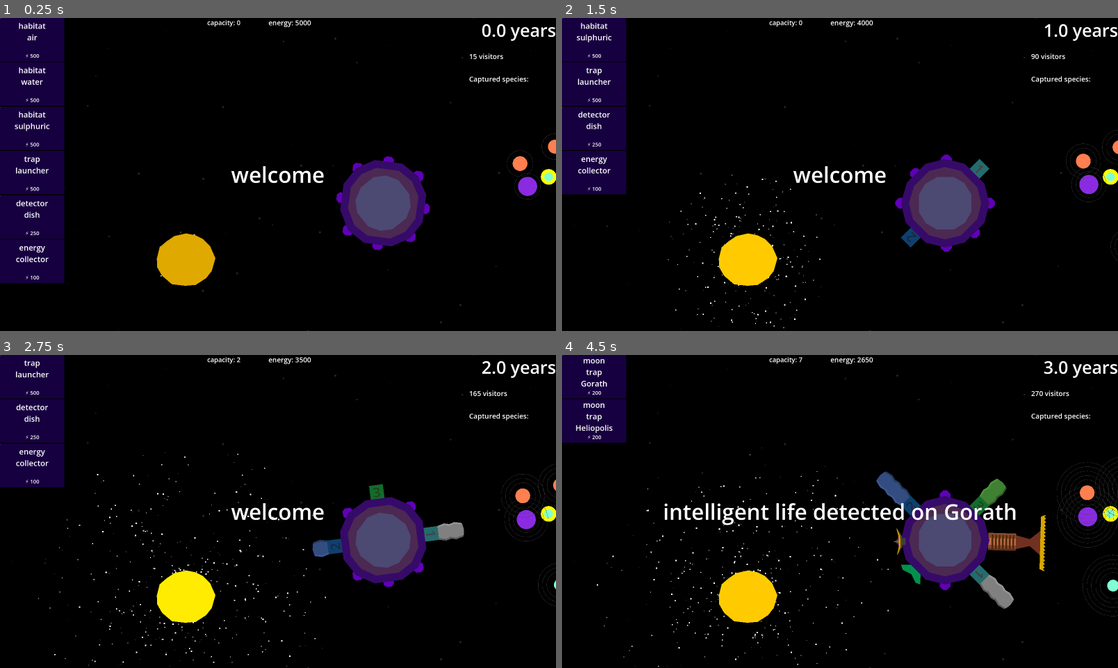
Above: before the commit, frames 1-4 (two rows, left to right).
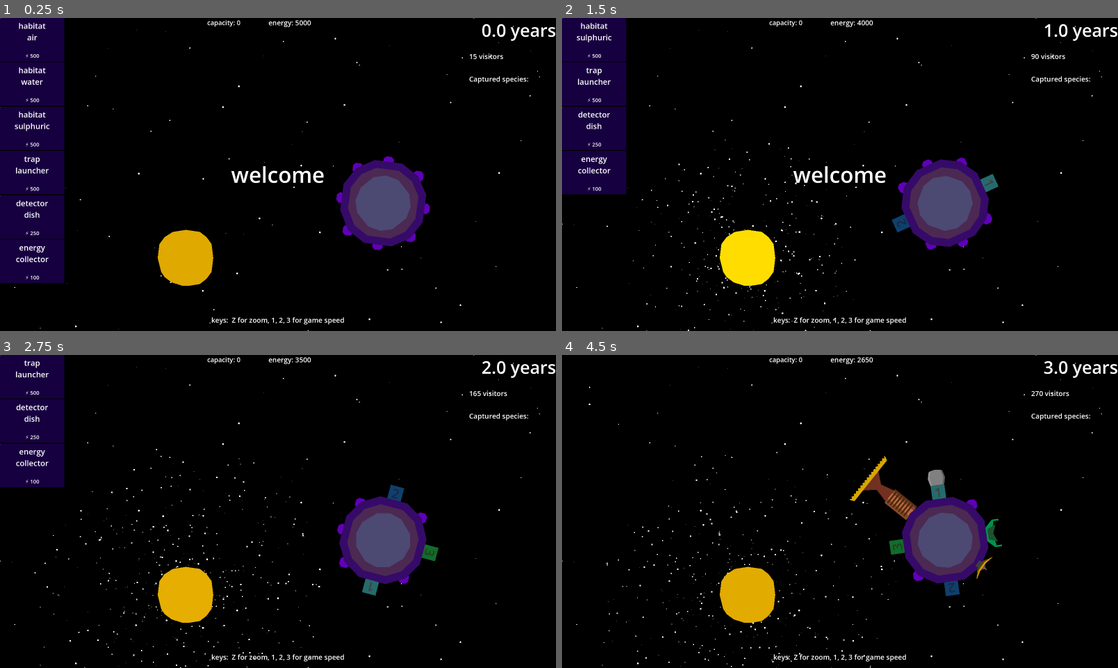
Above: after the commit, the same moments.

Repository: opensourceame/tins-2026
Game: Godot game, scene res://main.tscn
Same seed, same stepped clock (60 frames per second), same inputs: the game is played once before the commit and once after it.
Inputs (mouse positions are in pixels of both pictures, inside the frame that each line leads up to):
- Up to frame 1 (0.25 s): no input
- Up to frame 2 (1.5 s): tap Enter at 0.5 s; move the mouse to (595, 39) at 0.52 s; tap 1 at 0.6 s; click (595, 39) at 0.67 s; tap 2 at 0.8, 1.35 s; click (595, 39) at 1.42 s
- Up to frame 3 (2.75 s): tap 3 at 1.55, 2.1 s; click (33, 376) at 2.17 s; tap 1 at 2.3 s
- Up to frame 4 (4.5 s): tap 1 at 2.85 s; click (595, 376) at 2.92 s; tap 2 at 3.05, 3.6 s; click (595, 376) at 3.67 s; tap 3 at 3.8, 4.35 s; click (595, 376) at 4.42 s

The runs differ from the first frame. In frame 1, 1.0% of the frame differs, in the area x 2-100%, y 0-100%; in frame 2, 2.4%; in frame 3, 4.8%; in frame 4, 11%, in the area x 0-100%, y 0-100%.

Commit message:
lots of tweaks

Diff:
--- a/background/stars.gd
+++ b/background/stars.gd
@@ -1,6 +1,6 @@
 extends Node2D
 
-const STARS = 100
+const STARS = 200
 
 func _ready():
     queue_redraw()
@@ -10,4 +10,4 @@
         var pos = Vector2(randi_range(-1000, 3000), randi_range(-500, 2000))
         var radius = randi_range(1, 4)
 
-        draw_circle(pos, radius, Color.WHITE * 0.4, true, -1.0, true)
+        draw_circle(pos, radius, Color.WHITE)
--- /dev/null
+++ b/background/stars.tscn
@@ -0,0 +1,6 @@
+[gd_scene format=3 uid="uid://bood0qx8p14yl"]
+
+[ext_resource type="Script" uid="uid://7j8ubc0m33mt" path="res://background/stars.gd" id="1_tkrrp"]
+
+[node name="Stars" type="Node2D" unique_id=149245613]
+script = ExtResource("1_tkrrp")
--- a/hud.tscn
+++ b/hud.tscn
@@ -185,3 +185,25 @@
 grow_vertical = 2
 theme_override_font_sizes/font_size = 32
 text = "energy: 0"
+
+[node name="Control3" type="Control" parent="." unique_id=1130484763]
+custom_minimum_size = Vector2(0, 100)
+layout_mode = 3
+anchors_preset = 12
+anchor_top = 1.0
+anchor_right = 1.0
+anchor_bottom = 1.0
+grow_horizontal = 2
+grow_vertical = 0
+
+[node name="Label" type="Label" parent="Control3" unique_id=726454435]
+layout_mode = 1
+anchors_preset = 15
+anchor_right = 1.0
+anchor_bottom = 1.0
+grow_horizontal = 2
+grow_vertical = 2
+theme_override_font_sizes/font_size = 32
+text = "keys:  Z for zoom, 1, 2, 3 for game speed"
+horizontal_alignment = 1
+vertical_alignment = 1
--- a/hud/place_item.gd
+++ b/hud/place_item.gd
@@ -44,11 +44,17 @@
             "detector_dish":
                 component = Spawner.detector_dish()
             "moon_trap":
-                if game.spica.trap_launcher():
-                    game.spica.trap_launcher().build(data.get("target"))
+                if not game.spica.trap_launcher():
+                    game.hud.queue_message("you need a trap launcher")
+                    return
+                var launcher = game.spica.trap_launcher()
+                if not launcher.is_ready():
+                    return
 
-        SignalBus.energy_consumed.emit(type)
+                launcher.build(data.get("target"))
 
         if component:
             spica.add_component(anchor, component)
-            queue_free()
+
+        queue_free()
+        SignalBus.energy_consumed.emit(type)
--- a/main.gd
+++ b/main.gd
@@ -54,8 +54,6 @@
 
     hud.queue_message("welcome")
 
-
-
 func _physics_process(delta: float) -> void:
     years_elapsed += 0.01
     hud.get_node("%Years/Label").text = str(round(years_elapsed)) + " years"
@@ -66,6 +64,12 @@
     if event is InputEventKey and event.pressed:
         if event.keycode == KEY_R:
             get_tree().reload_current_scene()
+        if event.keycode == KEY_1:
+            Engine.time_scale = 1.0
+        if event.keycode == KEY_2:
+            Engine.time_scale = 2.0
+        if event.keycode == KEY_3:
+            Engine.time_scale = 5.0
         if event.keycode == KEY_Z:
             zoomed_out = not zoomed_out
             if tween and tween.is_valid():
@@ -85,6 +89,7 @@
         hud.show()
 
 
+
 func on_intelligence_detected(planet):
     if not planet in intelligent_planets:
         print("GAME: intelligent planet detected - ", planet.planet_name)
--- a/main.tscn
+++ b/main.tscn
@@ -2,7 +2,7 @@
 
 [ext_resource type="Script" uid="uid://bs2qeucwtife5" path="res://main.gd" id="1_ig7tw"]
 [ext_resource type="PackedScene" uid="uid://byvivccrtt82l" path="res://spica/spica.tscn" id="2_0xm2m"]
-[ext_resource type="Script" uid="uid://7j8ubc0m33mt" path="res://background/stars.gd" id="2_lquwl"]
+[ext_resource type="PackedScene" uid="uid://bood0qx8p14yl" path="res://background/stars.tscn" id="2_7mycd"]
 [ext_resource type="PackedScene" uid="uid://dvewtmm6d837k" path="res://hud.tscn" id="4_1bvp3"]
 [ext_resource type="PackedScene" uid="uid://sckxa40vknyj" path="res://solar_system/solar_system.tscn" id="4_lquwl"]
 [ext_resource type="PackedScene" uid="uid://cb85l082jl45q" path="res://sun.tscn" id="6_7mycd"]
@@ -14,17 +14,16 @@
 
 [node name="World" type="CanvasLayer" parent="." unique_id=1006583992]
 
+[node name="Stars" parent="World" unique_id=149245613 instance=ExtResource("2_7mycd")]
+
 [node name="Sun" parent="World" unique_id=851595133 instance=ExtResource("6_7mycd")]
 position = Vector2(855, 1104)
 
 [node name="SolarSystem" parent="World" unique_id=210242942 instance=ExtResource("4_lquwl")]
 position = Vector2(-929.188, -607.6516)
 
-[node name="Stars" type="Node2D" parent="World" unique_id=2002691229]
-script = ExtResource("2_lquwl")
-
 [node name="SolarSystem3" parent="World" unique_id=500073210 instance=ExtResource("4_lquwl")]
-position = Vector2(2526, 731)
+position = Vector2(3144, 913)
 
 [node name="Spica" parent="World" unique_id=841173338 instance=ExtResource("2_0xm2m")]
 z_index = 5
--- a/solar_system/planet.gd
+++ b/solar_system/planet.gd
@@ -22,6 +22,7 @@
 }
 
 const BROADCASTING_COMPONENT = preload("res://solar_system/broadcasting_component.tscn")
+const PLANET_LABEL = preload("res://solar_system/planet_label.tscn")
 
 func _ready():
     calculate_color()
@@ -35,13 +36,19 @@
         if game.planet_names.size() > 0:
             planet_name = game.planet_names.pop_back()
 
+        add_label()
 
 
 func _physics_process(delta: float) -> void:
-    orbit_area.rotate(deg_to_rad(delta * rotation_speed))
+    rotate(deg_to_rad(delta * rotation_speed))
 
 func _draw():
     draw_circle(Vector2.ZERO, size, color)
+
+func add_label():
+    var label = PLANET_LABEL.instantiate()
+    label.target = self
+    game.get_node("World").call_deferred("add_child", label)
 
 func calculate_color():
     for threshold in COLOR_RANGES:
--- a/solar_system/planet_label.gd
+++ b/solar_system/planet_label.gd
@@ -1,2 +1,18 @@
 class_name PlanetLabel
 extends Node2D
+
+const OFFSET = Vector2(0, -100)
+
+var target: Planet
+
+@onready var label: Label = $Label
+@onready var control: Control = $Control
+
+func _ready():
+    $Control/Label.text = target.planet_name
+
+func _physics_process(delta: float) -> void:
+    global_position = target.global_position + OFFSET
+
+    if get_parent().scale.x < 1.0:
+        control.scale = Vector2.ONE * (1 / get_parent().scale.x)
--- a/solar_system/planet_label.tscn
+++ b/solar_system/planet_label.tscn
@@ -5,7 +5,27 @@
 [node name="PlanetLabel" type="Node2D" unique_id=536757357]
 script = ExtResource("1_4kgf2")
 
-[node name="Label" type="Label" parent="." unique_id=1283209245]
-offset_right = 40.0
-offset_bottom = 23.0
+[node name="Control" type="Control" parent="." unique_id=1793852775]
+layout_mode = 3
+anchors_preset = 0
+offset_right = 189.0
+offset_bottom = 47.0
+
+[node name="ColorRect" type="ColorRect" parent="Control" unique_id=1709627325]
+layout_mode = 1
+anchors_preset = 15
+anchor_right = 1.0
+anchor_bottom = 1.0
+grow_horizontal = 2
+grow_vertical = 2
+color = Color(0, 0, 0, 1)
+
+[node name="Label" type="Label" parent="Control" unique_id=1283209245]
+layout_mode = 1
+anchors_preset = 15
+anchor_right = 1.0
+anchor_bottom = 1.0
+grow_horizontal = 2
+grow_vertical = 2
+theme_override_font_sizes/font_size = 30
 text = "planet"
--- a/solar_system/solar_system.gd
+++ b/solar_system/solar_system.gd
@@ -36,7 +36,7 @@
         var distance = randf_range(MIN_DISTANCE, MAX_DISTANCE)
 
         var planet: Planet = PLANET.instantiate()
-        planet.has_advanced_life = randf() > 0.1
+        planet.has_advanced_life = randf() < 0.1
         planet.distance_from_sun = distance
         planet.position = Vector2.RIGHT.rotated(angle) * distance
         planet.size = randi_range(MIN_SIZE, MAX_SIZE)
--- a/spica/habitat/habitat.tscn
+++ b/spica/habitat/habitat.tscn
@@ -26,6 +26,7 @@
 horizontal_alignment = 1
 
 [node name="GrowTimer" type="Timer" parent="." unique_id=339293363]
+wait_time = 10.0
 
 [node name="Spine" type="Marker2D" parent="." unique_id=2044129133]
 position = Vector2(0, -128.47473)
--- a/spica/trap_launcher.gd
+++ b/spica/trap_launcher.gd
@@ -1,7 +1,7 @@
 class_name TrapLauncher
 extends Node2D
 
-const TRAP_BUILD_TIME     = 1.0
+const TRAP_BUILD_TIME     = 5.0
 const TRAP_BUILD_COOLDOWN = 1.0
 
 @onready var build_marker: Marker2D = $BuildMarker
@@ -42,3 +42,6 @@
     tween.tween_callback(trap.launch)
 
     build_cooldown = TRAP_BUILD_COOLDOWN
+
+func is_ready():
+    return building == false
--- a/spica/trap_launcher.tscn
+++ b/spica/trap_launcher.tscn
@@ -9,7 +9,11 @@
 [node name="Body" type="Polygon2D" parent="." unique_id=2068930038]
 scale = Vector2(0.16563927, 0.16563927)
 color = Color(2.2862107e-06, 0.57361007, 0.29421443, 1)
-polygon = PackedVector2Array(0, 0, -192, 0, -384, -200, -256, -256, 4, -173, 256, -256, 384, -192, 192, 0)
+polygon = PackedVector2Array(0, 0, -192, 0, -384, -200, -386.3818, -386.3818, -338.08408, -386.3818, -338.08408, -241.48863, 4, -173, 338.08408, -241.48863, 338.08408, -386.3818, 386.3818, -386.3818, 384, -192, 192, 0)
+
+[node name="Polygon2D" type="Polygon2D" parent="Body" unique_id=759143664]
+color = Color(0.110049196, 0.3235907, 0.18518633, 1)
+polygon = PackedVector2Array(-241.48863, -289.78635, 0, -193.1909, 241.48863, -289.78635, 144.89317, -48.297726, -144.89317, -48.297726)
 
 [node name="BuildMarker" type="Marker2D" parent="." unique_id=1574256737]
 position = Vector2(0, -64)
--- a/sun.gd
+++ b/sun.gd
@@ -11,6 +11,7 @@
     particles.emitting = true
     pulse_in()
 
+
 func pulse_in():
     var tween = create_tween()
     tween.tween_property(circle, "modulate", Color.WHITE * 1.5, PULSE_TIME)
--- a/sun.tscn
+++ b/sun.tscn
@@ -1,6 +1,9 @@
 [gd_scene format=3 uid="uid://cb85l082jl45q"]
 
 [ext_resource type="Script" uid="uid://dag5p1orl2umf" path="res://sun.gd" id="1_iveel"]
+
+[sub_resource type="CircleShape2D" id="CircleShape2D_iveel"]
+radius = 721.02496
 
 [sub_resource type="ParticleProcessMaterial" id="ParticleProcessMaterial_lquwl"]
 particle_flag_disable_z = true
@@ -19,11 +22,16 @@
 scale_min = 0.0
 scale_max = 6.75
 
-[sub_resource type="CircleShape2D" id="CircleShape2D_iveel"]
-radius = 721.02496
-
 [node name="Sun" type="StaticBody2D" unique_id=315312241]
 script = ExtResource("1_iveel")
+
+[node name="EnergyCollectArea" type="Area2D" parent="." unique_id=1170334658]
+collision_layer = 131072
+collision_mask = 131072
+
+[node name="CollisionShape2D" type="CollisionShape2D" parent="EnergyCollectArea" unique_id=147377292]
+position = Vector2(-8, 0)
+shape = SubResource("CircleShape2D_iveel")
 
 [node name="Particles" type="GPUParticles2D" parent="." unique_id=585835159]
 emitting = false
@@ -32,13 +40,7 @@
 process_material = SubResource("ParticleProcessMaterial_lquwl")
 
 [node name="Circle" type="Polygon2D" parent="." unique_id=851595133]
-position = Vector2(-430, -1121)
+position = Vector2(-416, -1200)
+scale = Vector2(0.969697, 1.0622407)
 color = Color(0.8396529, 0.63650185, 0.0012359977, 1)
-polygon = PackedVector2Array(297, 1124, 310, 1072, 340, 1046, 378, 1020, 432, 1008, 476, 1017, 510, 1034, 542, 1066, 567, 1122, 550, 1181, 524, 1214, 476, 1245, 428, 1249, 367, 1242, 321, 1203, 299, 1164)
-
-[node name="EnergyCollectArea" type="Area2D" parent="." unique_id=1170334658]
-collision_layer = 131072
-collision_mask = 131072
-
-[node name="CollisionShape2D" type="CollisionShape2D" parent="EnergyCollectArea" unique_id=147377292]
-shape = SubResource("CircleShape2D_iveel")
+polygon = PackedVector2Array(296, 1129.6874, 304.25, 1069.4374, 329, 1039.3124, 368, 1016.7186, 430, 1008, 496, 1016.7186, 528, 1039.3124, 552, 1069.4374, 560, 1129.6874, 552, 1189.9374, 528, 1220.0624, 496, 1242.6561, 445.5, 1250.1875, 412.5, 1250.1875, 362, 1235.1249, 329, 1212.5311, 312.5, 1189.9374)
Not shown, added: export_presets.cfg
Binary file added: screenshots/30 May 16:30.png
Not shown, added: screenshots/30 May 16:30.png.import
Not shown, changed: IDEAS.md
